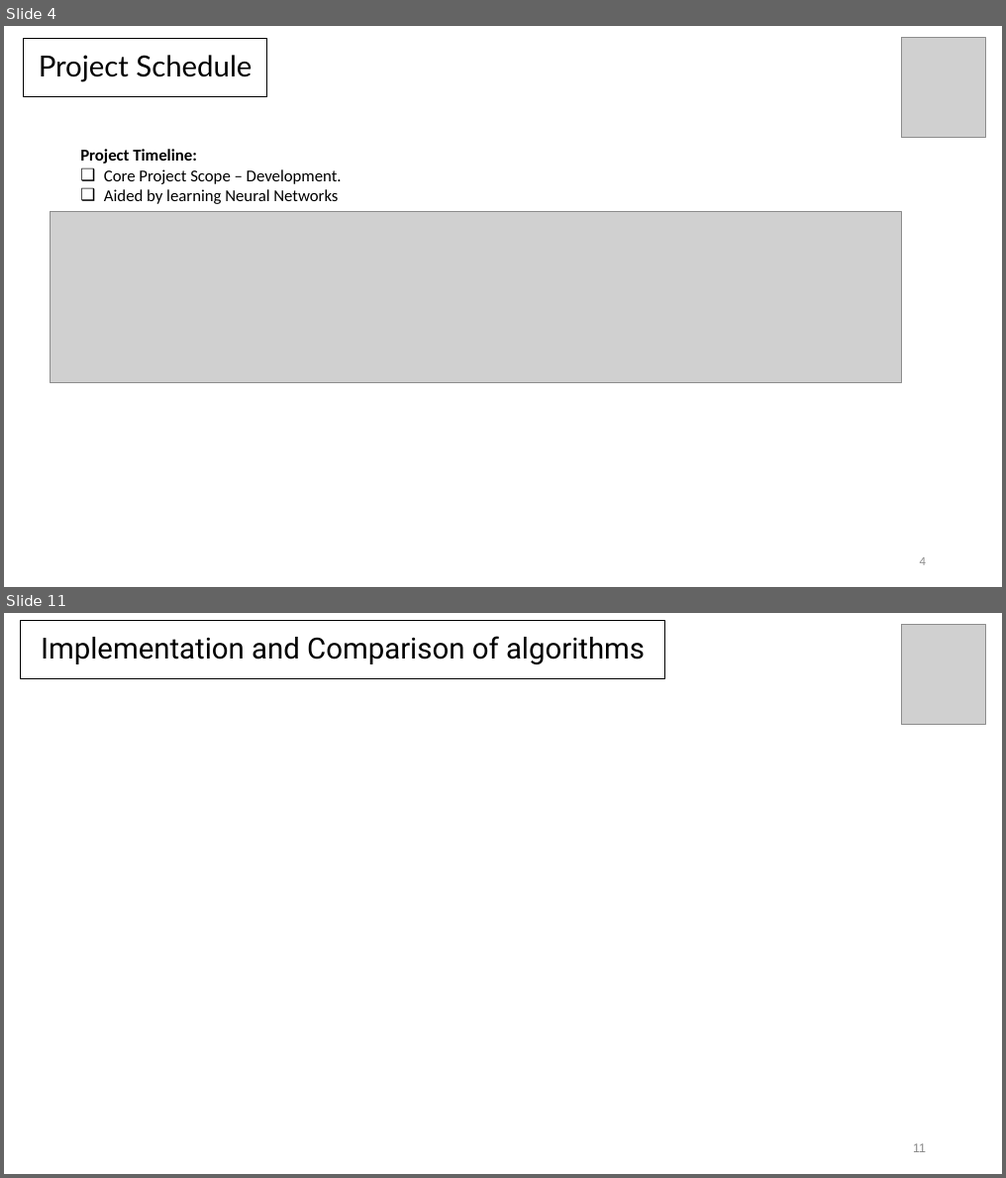
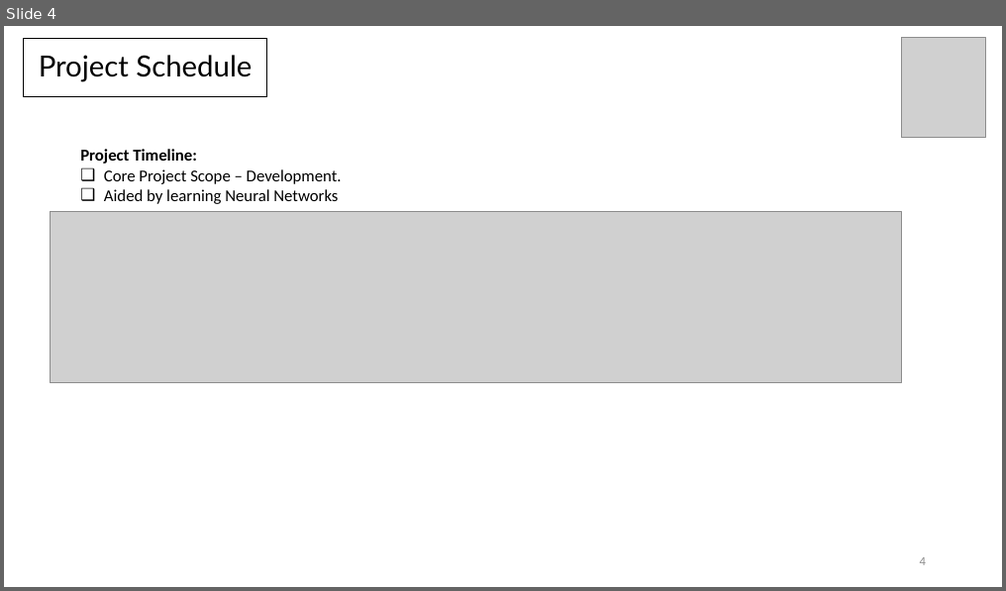
Before and after one commit to coderscraft/simpsons-classification, a slide deck: Documentation/SprintPresentations/Sprint3-Week1.pptx. Shown one above the other, each under a label of ours: slides 4 and 11 before the commit, slide 4 after it; the slides between them are not shown. The pictures are 1006x1178 and 1006x591 pixels, drawn with LibreOffice and Linux fonts; fonts in the diff are those of the drawing; grey boxes stand for pictures. Boxes give left, top, right and bottom in pixels: in the first picture for what was removed or moved away, otherwise in the second. Text is boxed around its words. In the diff, an @@ line names an element or a change of style, - is before the commit and + after.

```diff
--- a/Documentation/SprintPresentations/Sprint3-Week1.pptx
+++ b/Documentation/SprintPresentations/Sprint3-Week1.pptx
@@ slide 11 removed at bbox=[4, 613, 1002, 1174], background #FFFFFF @@
@@ rectangle removed at bbox=[21, 621, 665, 679] @@
-Implementation and Comparison of algorithms
@@ picture removed at bbox=[902, 624, 986, 725] @@
@@ page number removed at bbox=[913, 1144, 926, 1153] @@
-11
```
Also in this commit, not shown: 4 slides changed, 1 slide added, 7 other slides removed, 2 other files.
